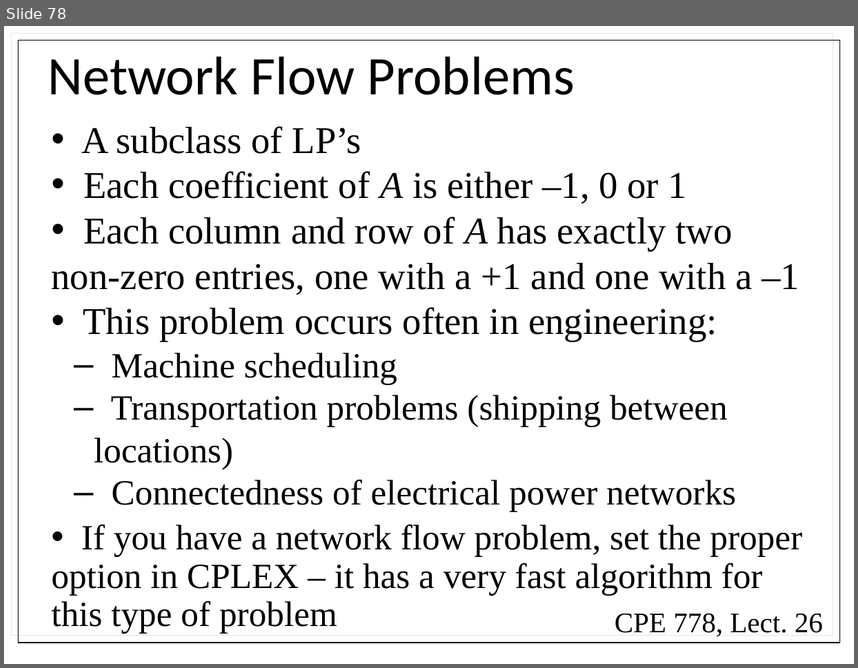
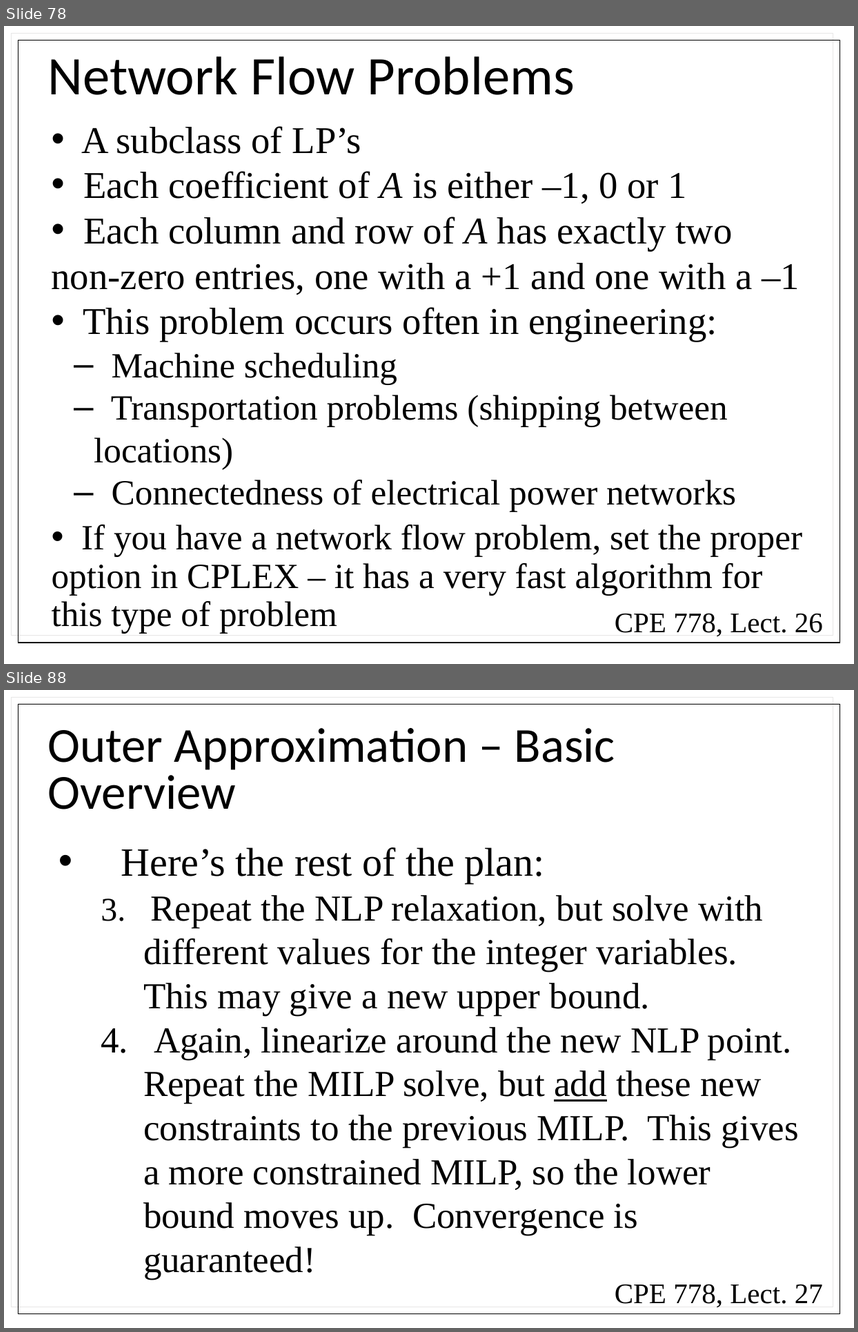
Before and after one commit to powersthegreat/CPE_778, a slide deck: exams/exam_2/Lectures/Combined Lectures.pptx. Shown one above the other, each under a label of ours: slide 78 before the commit, slides 78 and 88 after it; the slides between them are not shown. The pictures are 858x668 and 858x1332 pixels, drawn with LibreOffice and Linux fonts; fonts in the diff are those of the drawing. Boxes give left, top, right and bottom in pixels: in the first picture for what was removed or moved away, otherwise in the second. Text is boxed around its words. In the diff, an @@ line names an element or a change of style, - is before the commit and + after.

```diff
--- a/exams/exam_2/Lectures/Combined Lectures.pptx
+++ b/exams/exam_2/Lectures/Combined Lectures.pptx
@@ slide 88 added at (4, 690, 854, 1328), background #FFFFFF @@
@@ rectangle added at (18, 704, 840, 1314), outline #000000 0.75 pt @@
@@ title added at (48, 728, 615, 809), 41.4 pt, text #000000 @@
+Outer Approximation – Basic Overview
@@ text added at (101, 847, 799, 1279), 31 pt, text #000000 @@
+• Here’s the rest of the plan:
+  3. Repeat the NLP relaxation, but solve with different values for the integer variables. This may give a new upper bound.
+  4. Again, linearize around the new NLP point. Repeat the MILP solve, but add these new constraints to the previous MILP. This gives a more constrained MILP, so the lower bound moves up. Convergence is guaranteed!
@@ text added at (615, 1283, 823, 1307), 24 pt, text #000000 @@
+CPE 778, Lect. 27
```
Also in this commit, not shown: 18 other slides added, 10 other files.
